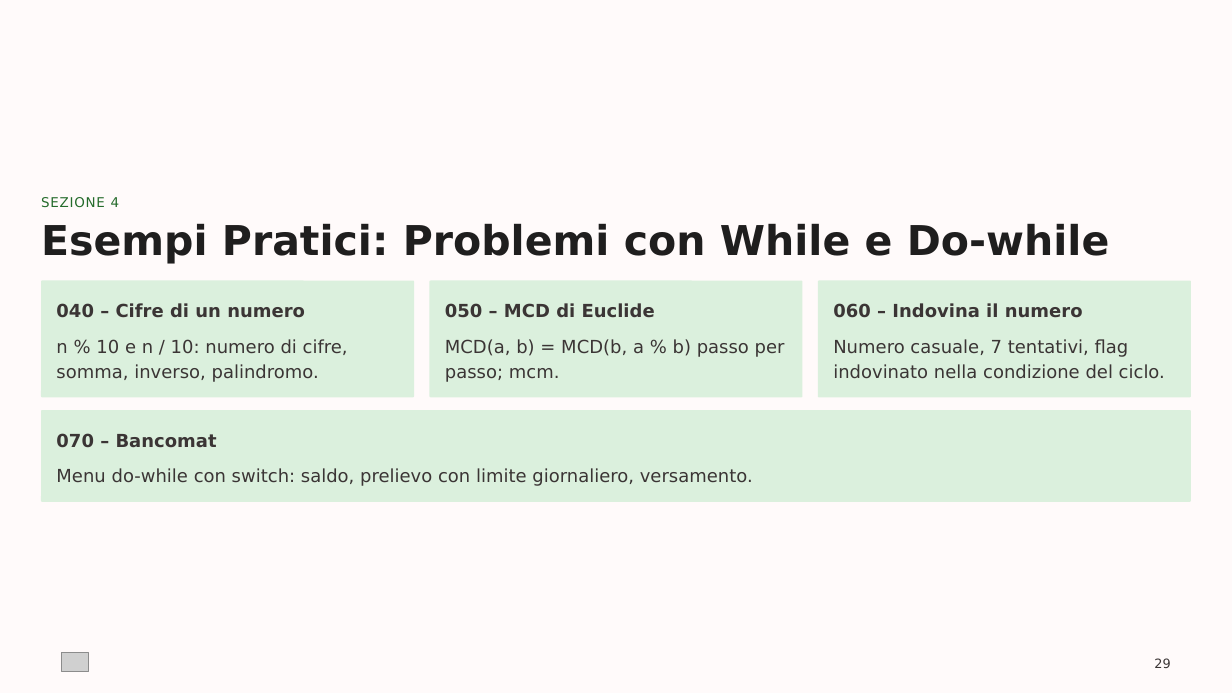
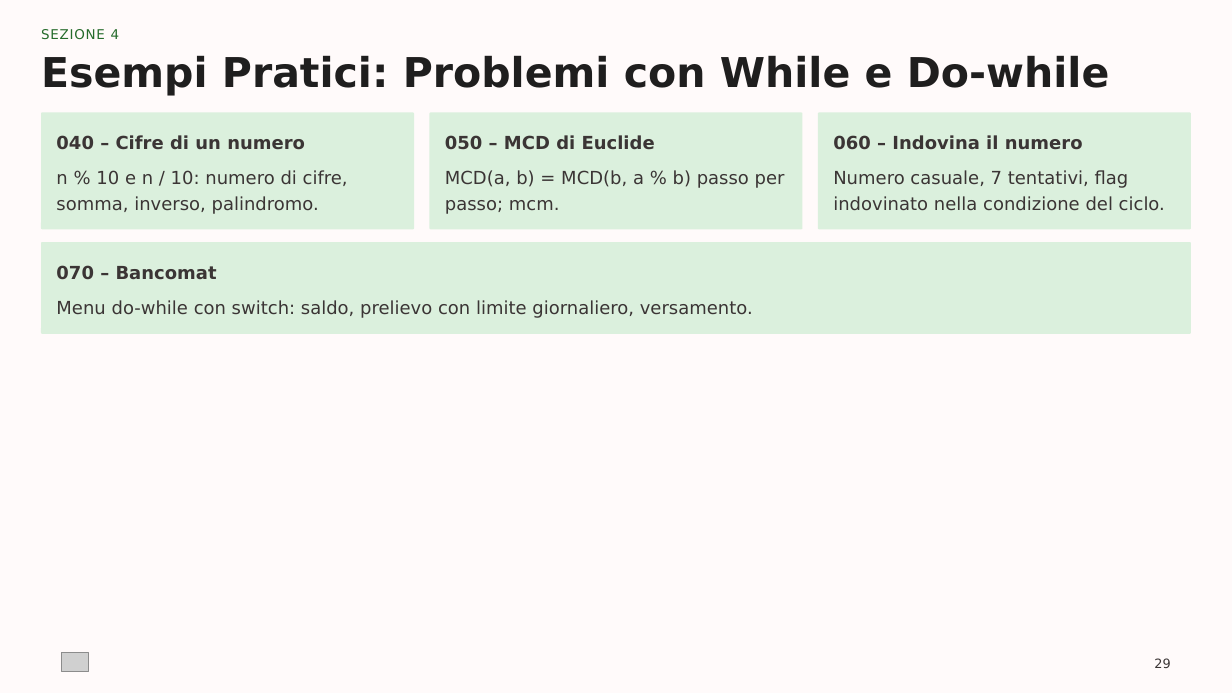
Before and after one commit to albertotesta-teach/linguaggio-C, a slide deck: slide 29 of 00-Documentazione/Linguaggio-C-02-Il-Controllo-del-Flusso.pptx. Drawn at 1232x693 pixels with LibreOffice and Linux fonts; fonts in the diff are those of the drawing; grey boxes stand for pictures. Boxes give left, top, right and bottom in pixels: in the first picture for what was removed or moved away, otherwise in the second. Text is boxed around its words. In the diff, an @@ line names an element or a change of style, - is before the commit and + after.

```diff
--- a/00-Documentazione/Linguaggio-C-02-Il-Controllo-del-Flusso.pptx
+++ b/00-Documentazione/Linguaggio-C-02-Il-Controllo-del-Flusso.pptx
@@ text "SEZIONE 4": place and size @@
-text "SEZIONE 4" at [41,197,120,207]
+text "SEZIONE 4" at [41,29,120,39]
@@ 5 texts, 4 rounded rectangles: place and size @@
-5 texts, 4 rounded rectangles at [41,223,1191,502]
+5 texts, 4 rounded rectangles at [41,55,1191,334]
```
Also in this commit, not shown: 31 other slides changed, 7 other files.
